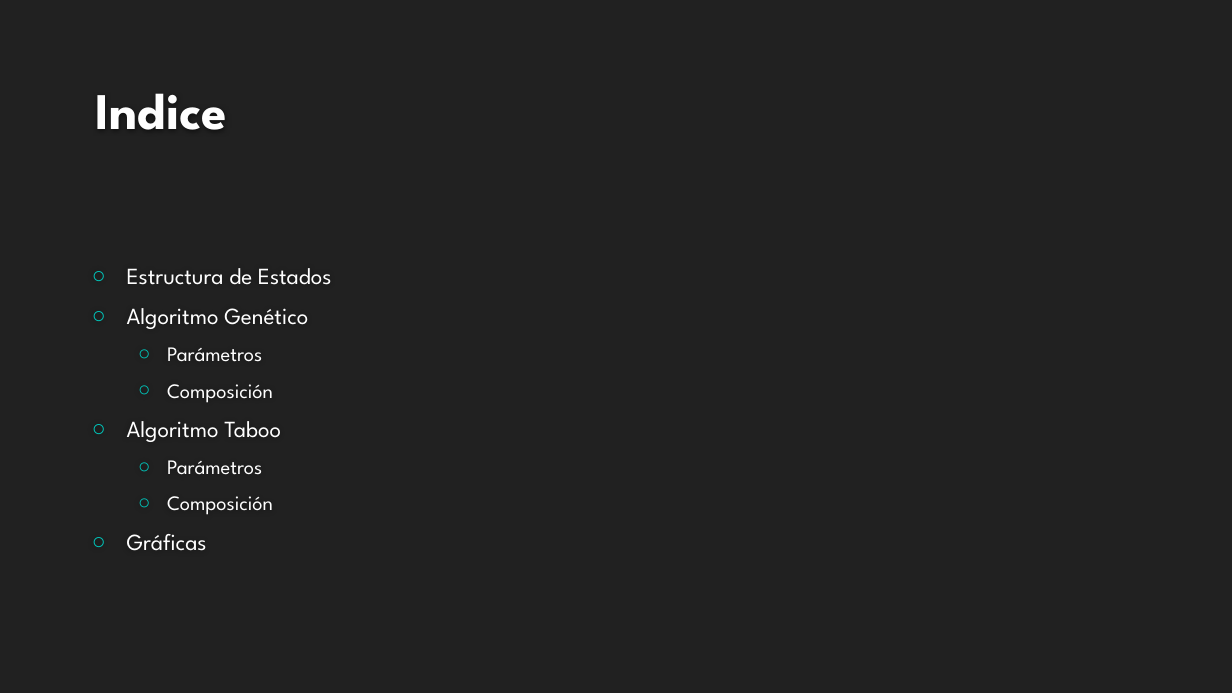
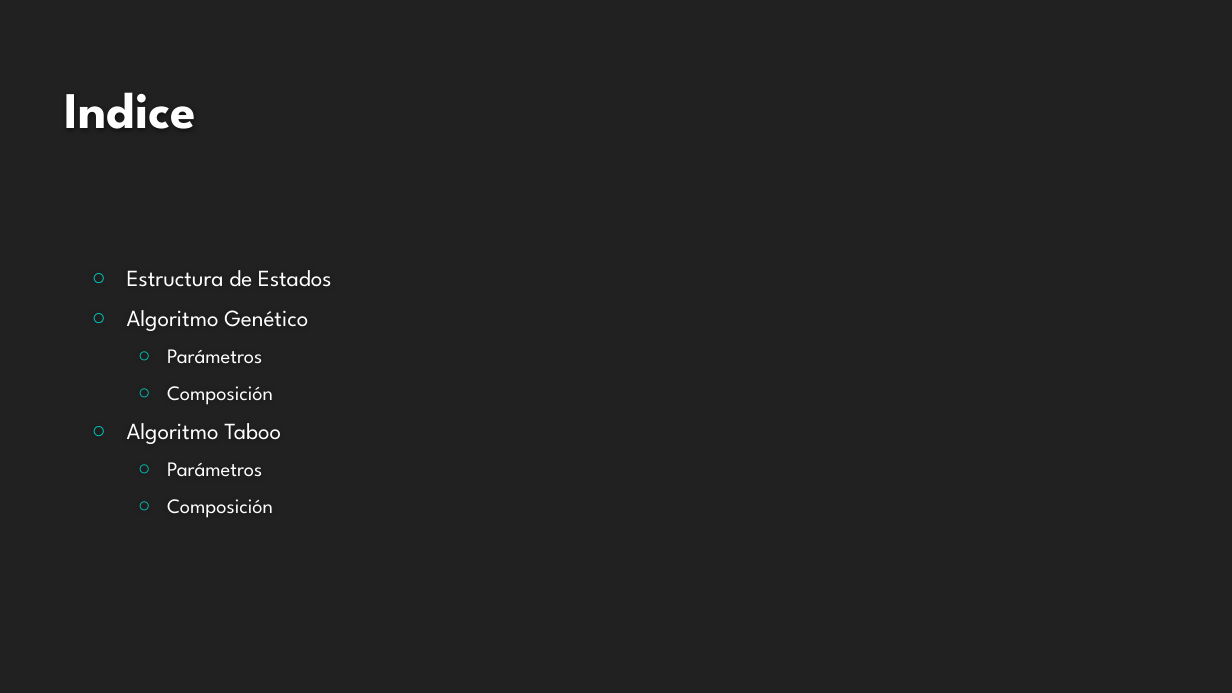
Before and after one commit to rafaroman18/SatellitesIS, a slide deck: slide 2 of TrabajoSI.pptx. Drawn at 1232x693 pixels with LibreOffice and Linux fonts; fonts in the diff are those of the drawing; background and template pictures are left out. Boxes give left, top, right and bottom in pixels: in the first picture for what was removed or moved away, otherwise in the second. Text is boxed around its words. In the diff, an @@ line names an element or a change of style, - is before the commit and + after.

```diff
--- a/TrabajoSI.pptx
+++ b/TrabajoSI.pptx
@@ title "Indice": place and size @@
-title "Indice" at box(96, 93, 227, 130)
+title "Indice" at box(65, 92, 196, 129)
@@ text at box(127, 534, 207, 551): paragraph removed @@
-○ Gráficas
```
Also in this commit, not shown: 6 slides removed.
